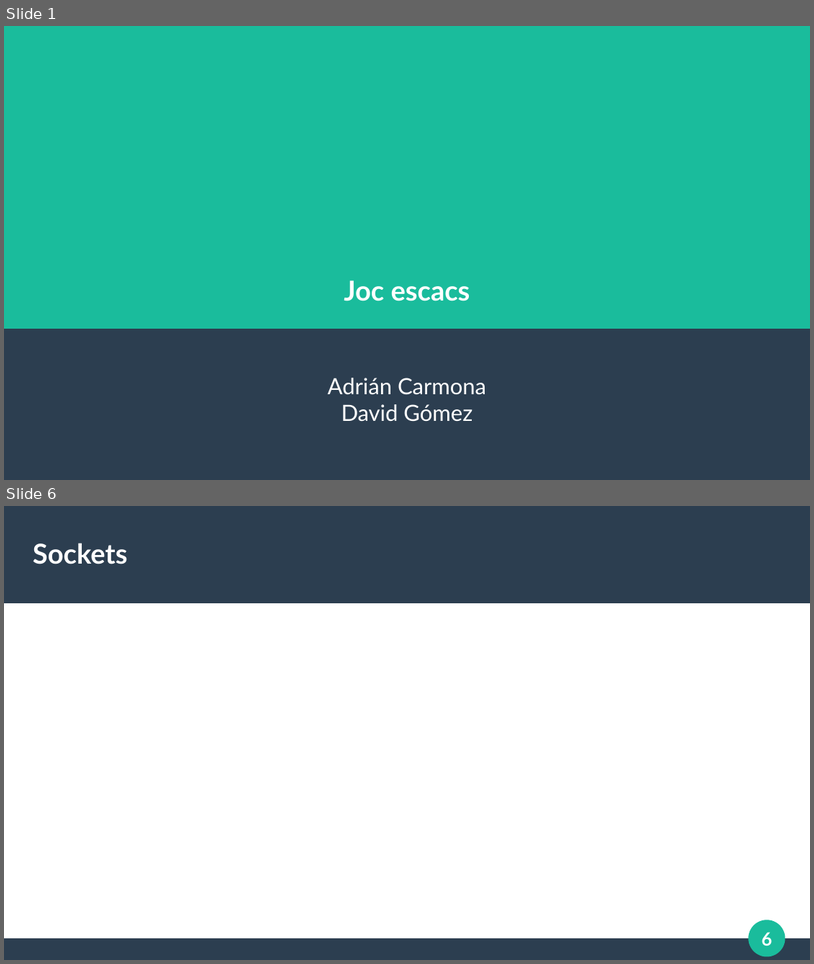
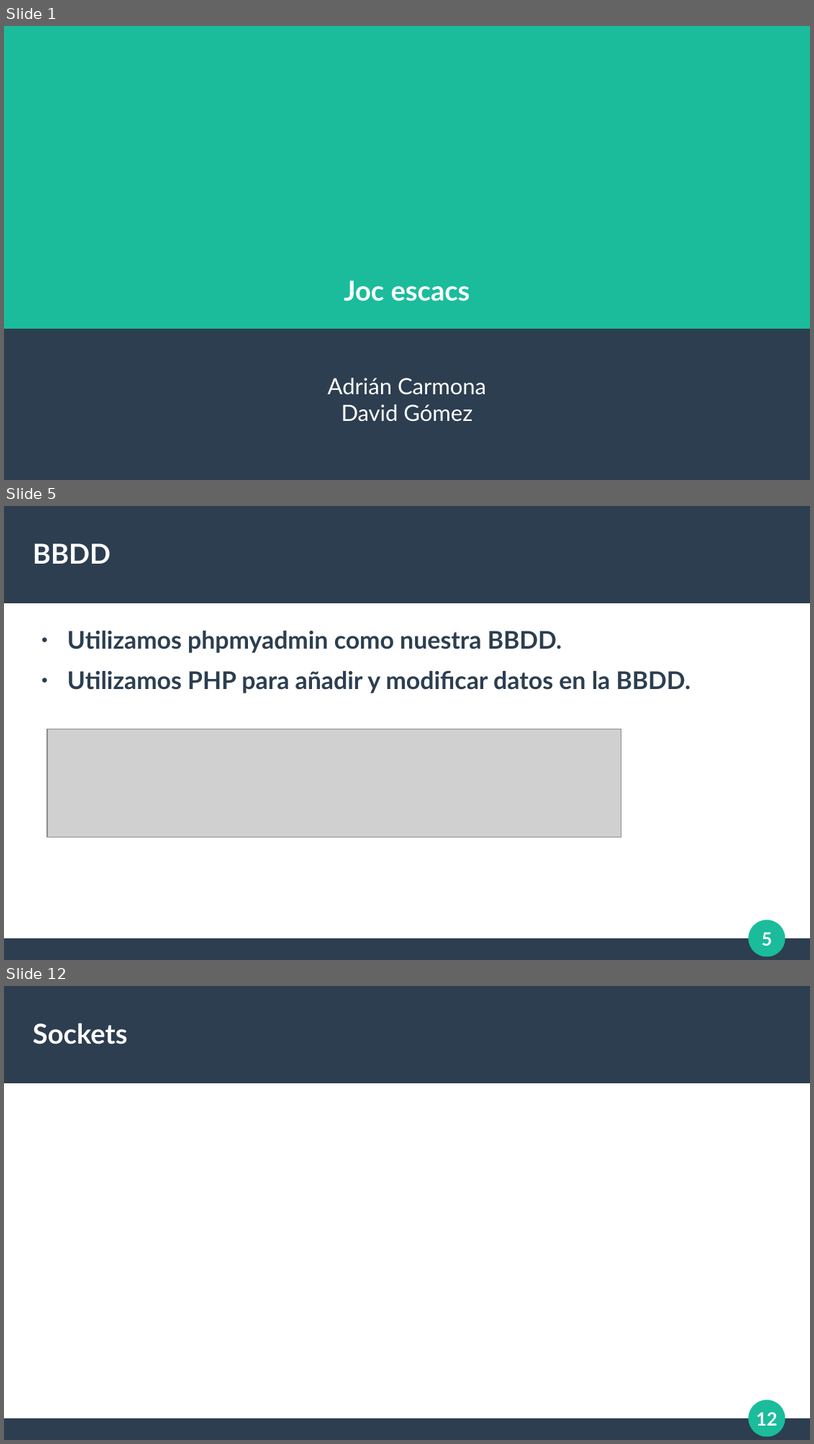
Before and after one commit to El69Man/Chess-Online, a slide deck: Documentación/Exposición.odp. Shown one above the other, each under a label of ours: slides 1 and 6 before the commit, slides 1, 5 and 12 after it; the slides between them are not shown. The pictures are 814x964 and 814x1444 pixels, drawn with LibreOffice and Linux fonts; fonts in the diff are those of the drawing; grey boxes stand for pictures. Boxes give left, top, right and bottom in pixels: in the first picture for what was removed or moved away, otherwise in the second. Text is boxed around its words. In the diff, an @@ line names an element or a change of style, - is before the commit and + after.

```diff
--- a/Documentación/Exposición.odp
+++ b/Documentación/Exposición.odp
@@ slide 5 added at [4, 506, 810, 960], background #FFFFFF; not listed: 4 template elements that a slide beside it also shows @@
@@ title added at [33, 543, 111, 564], 27 pt, text #FFFFFF, bold @@
+BBDD
@@ text added at [67, 631, 691, 693], 24 pt, text #2C3E50, bold @@
+● Utilizamos phpmyadmin como nuestra BBDD.
+● Utilizamos PHP para añadir y modificar datos en la BBDD.
@@ picture added at [47, 729, 622, 837] @@
@@ what was slide 6 is now slide 12 @@
@@ page number at [756, 1412, 777, 1425]: text changed @@
-6
+12
```
Also in this commit, not shown: 3 slides changed, 8 other slides added, 3 slides removed, 5 other files.
